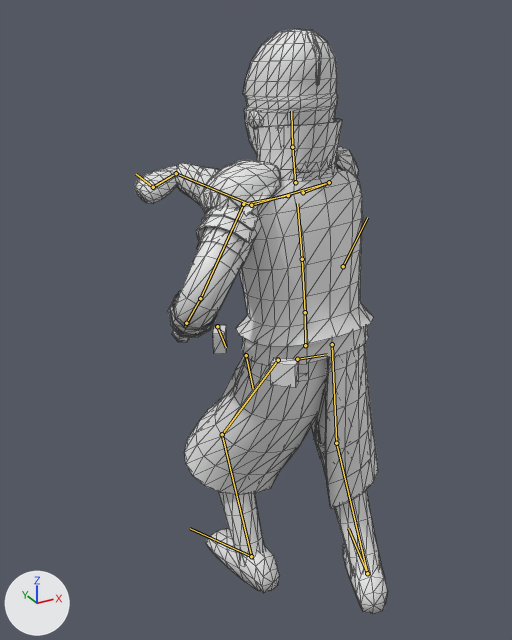
Renders of the glTF model models/characters/agent.glb from each side of a commit.
Rendered twice from a 50 mm camera at (-1.037, -1.511, 1.779) aimed at (-0.064, 0.258, 0.895). Lighting does not change. The marker at lower left points along +X, +Y and +Z. The first picture is the older version. Both versions are drawn at frame 2 of the action 'sweep_RL'; the numbers are the values there. The bones that change, and the others that lie on the model, are drawn over the model as lines. Mesh edges are drawn as thin lines.

The first picture shows 'Body', 'Coat', 'Trim'.
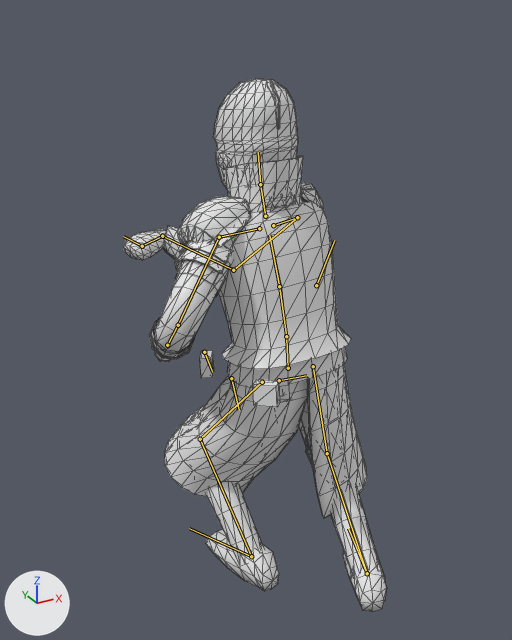
Boxes (x1, y1, x2, y2) around the edits, measured in the pictures (512 x 640 px):
'Body', posed (9% shorter): before (134, 29, 388, 614); after (123, 79, 387, 612)
'Coat', posed (7% shorter): before (173, 167, 378, 509); after (154, 200, 367, 518)
'Trim', posed (11% narrower, 7% shorter): before (170, 119, 343, 335); after (151, 156, 304, 357)
bone 'Hips', root to tip: before (305, 345) to (305, 314); after (288, 368) to (286, 338)
bone 'Spine', root to tip: before (305, 312) to (302, 259); after (286, 336) to (279, 286)
bone 'Chest', root to tip: before (302, 259) to (297, 203); after (279, 286) to (269, 235)
bone 'Neck', root to tip: before (295, 182) to (292, 147); after (265, 216) to (260, 184)
bone 'Head', root to tip: before (292, 147) to (291, 111); after (260, 184) to (258, 152)
bone 'UpperArm_L', root to tip: before (243, 204) to (200, 298); after (219, 237) to (178, 325)
bone 'Shoulder_R', root to tip: before (303, 192) to (329, 182); after (273, 225) to (297, 217)
bone 'UpperArm_R', root to tip: before (329, 182) to (251, 205); after (297, 217) to (233, 270)
bone 'LowerArm_R', root to tip: before (251, 205) to (176, 173); after (233, 270) to (162, 236)
bone 'Hand_R', root to tip: before (176, 173) to (153, 187); after (162, 236) to (142, 246)
bone 'UpperLeg_L', root to tip: before (278, 360) to (222, 434); after (262, 382) to (200, 439)
bone 'LowerLeg_L', root to tip: before (222, 434) to (251, 556); after (200, 439) to (251, 556)
bone 'Foot_L', root to tip: before (251, 556) to (190, 528); after (251, 556) to (189, 528)
bone 'UpperLeg_R', root to tip: before (332, 344) to (336, 443); after (313, 366) to (327, 453)
bone 'LowerLeg_R', root to tip: before (336, 443) to (367, 573); after (327, 453) to (367, 573)

The edits, one by one:
Bone 'Hips' (bone_hips) moves from (0.0, -0.103, 0.071) to (0.0, -0.222, 0.167).
Bone 'Hips' (bone_hips) turns from (3, 3, 0) to (6, 3, 0) degrees about its own x, y and z.
Bone 'Spine' (bone_spine) turns from (5, 4, 0) to (8, 5, 0) degrees about its own x, y and z.
Bone 'Chest' (bone_chest) turns from (3, 5, 0) to (6, 6, 0) degrees about its own x, y and z.
Bone 'Neck' (bone_neck) turns from (-4, -5, 0) to (-7, -6, 0) degrees about its own x, y and z.
Bone 'Head' (bone_head) turns from (-4, -6, 0) to (-7, -7, 0) degrees about its own x, y and z.
Bone 'UpperArm_L' (bone_upperarm_l) turns from (-8, 33, -4) to (1, 28, 0) degrees about its own x, y and z.
Bone 'Shoulder_R' (bone_shoulder_r) turns from (3, 0, 19) to (3, 0, 20) degrees about its own x, y and z.
Bone 'UpperArm_R' (bone_upperarm_r) turns from (81, -4, 19) to (70, -16, 26) degrees about its own x, y and z.
Bone 'LowerArm_R' (bone_lowerarm_r) turns from (56, 36, 46) to (75, 22, 53) degrees about its own x, y and z.
Bone 'Hand_R' (bone_hand_r) turns from (-67, 27, -21) to (-67, 24, -26) degrees about its own x, y and z.
Bone 'UpperLeg_L' (bone_upperleg_l) turns from (35, -11, 1) to (44, -11, 3) degrees about its own x, y and z.
Bone 'LowerLeg_L' (bone_lowerleg_l) turns from (-49, 0, 0) to (-77, 0, 0) degrees about its own x, y and z.
Bone 'Foot_L' (bone_foot_l) turns from (17, 2, -6) to (38, 3, -7) degrees about its own x, y and z.
Bone 'UpperLeg_R' (bone_upperleg_r) turns from (11, 22, -8) to (13, 23, -11) degrees about its own x, y and z.
Bone 'LowerLeg_R' (bone_lowerleg_r) turns from (-43, 0, 0) to (-64, 0, 0) degrees about its own x, y and z.
Bone 'Foot_R' (bone_foot_r) turns from (32, 12, 1) to (52, 12, 9) degrees about its own x, y and z.
